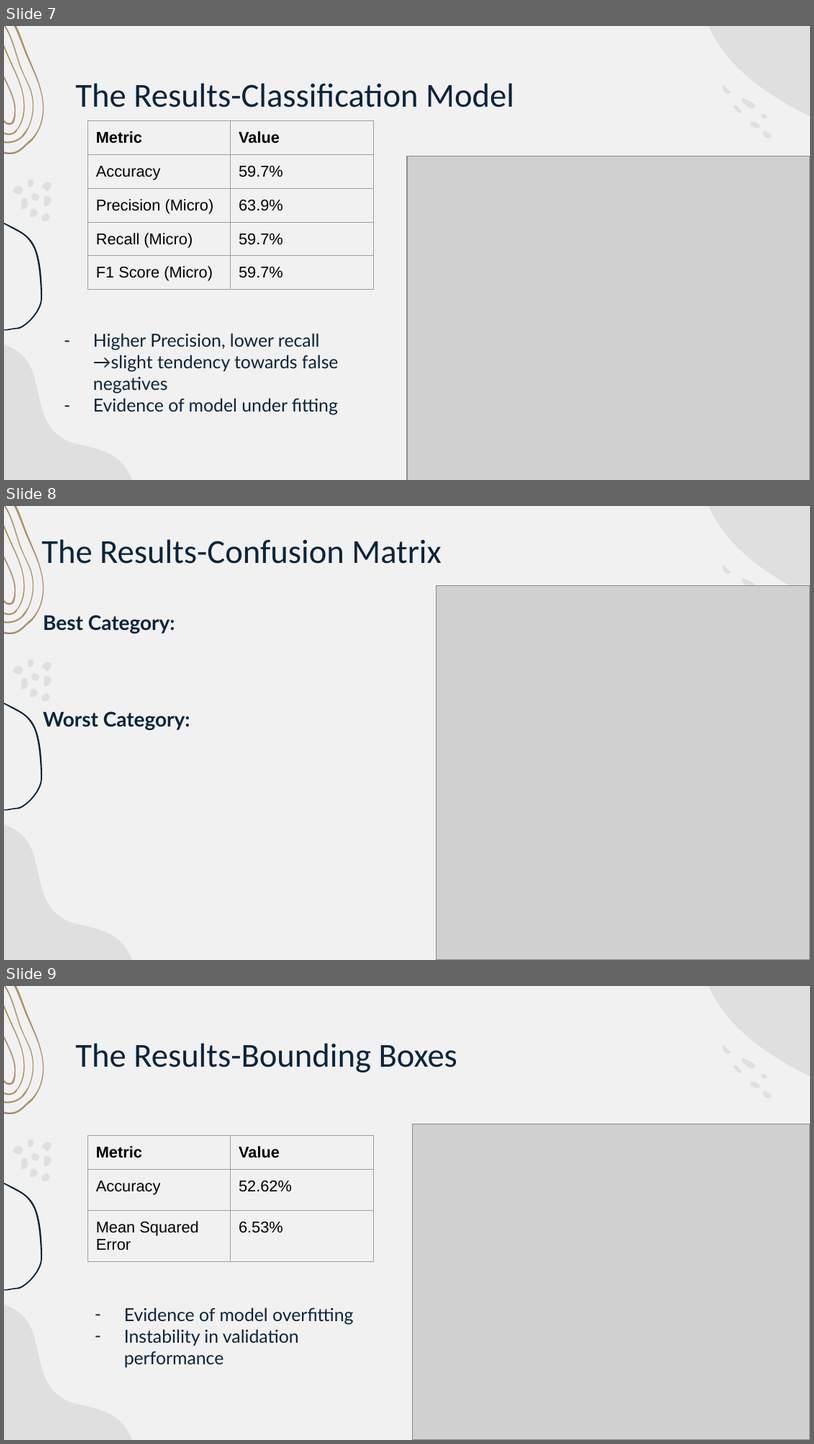
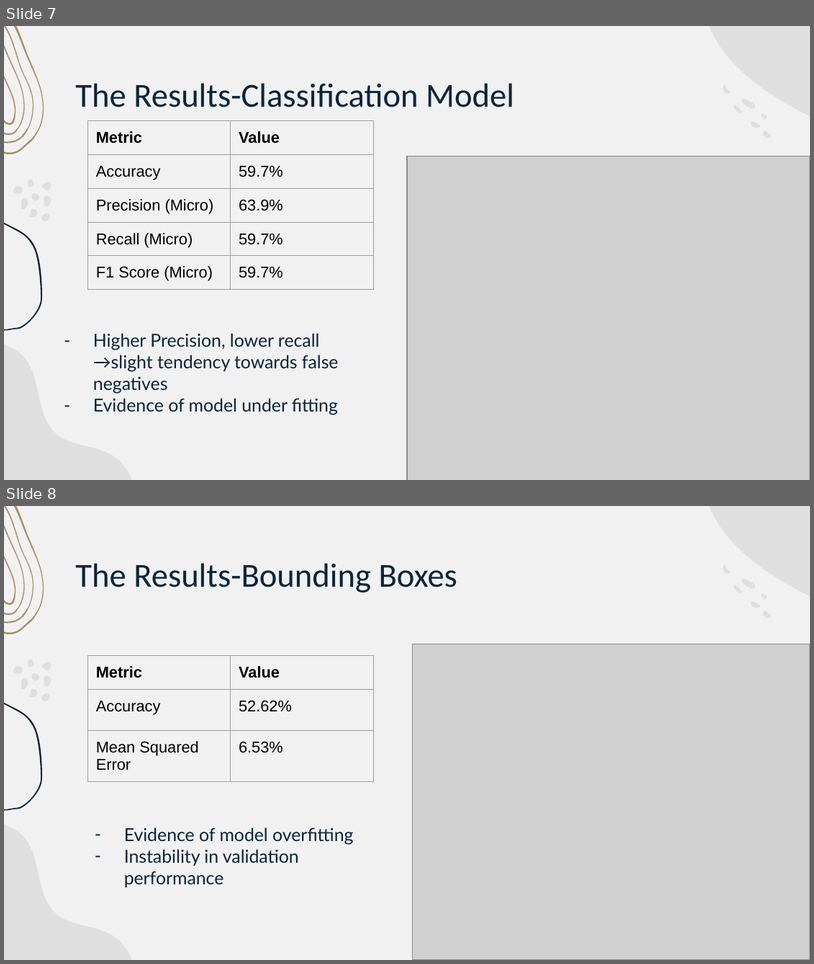
Before and after one commit to ljtaylor99/AAI-521-Final-Project, a slide deck: Final Project Presentation-Team 4.pptx. Shown one above the other, each under a label of ours: slides 7, 8 and 9 before the commit, slides 7 and 8 after it. The pictures are 814x1444 and 814x964 pixels, drawn with LibreOffice and Linux fonts; fonts in the diff are those of the drawing; grey boxes stand for pictures. Boxes give left, top, right and bottom in pixels: in the first picture for what was removed or moved away, otherwise in the second. Text is boxed around its words. In the diff, an @@ line names an element or a change of style, - is before the commit and + after.

```diff
--- a/Final Project Presentation-Team 4.pptx
+++ b/Final Project Presentation-Team 4.pptx
@@ slide 8 removed at [4,506,810,960], background #F1F1F1; not listed: 22 template elements that a slide beside it also shows @@
@@ title removed at [41,539,441,564] @@
-The Results-Confusion Matrix
@@ picture removed at [436,585,810,959] @@
@@ text removed at [43,615,190,730] @@
-Best Category:
-Worst Category:
@@ what was slide 9 is now slide 8 @@
```
